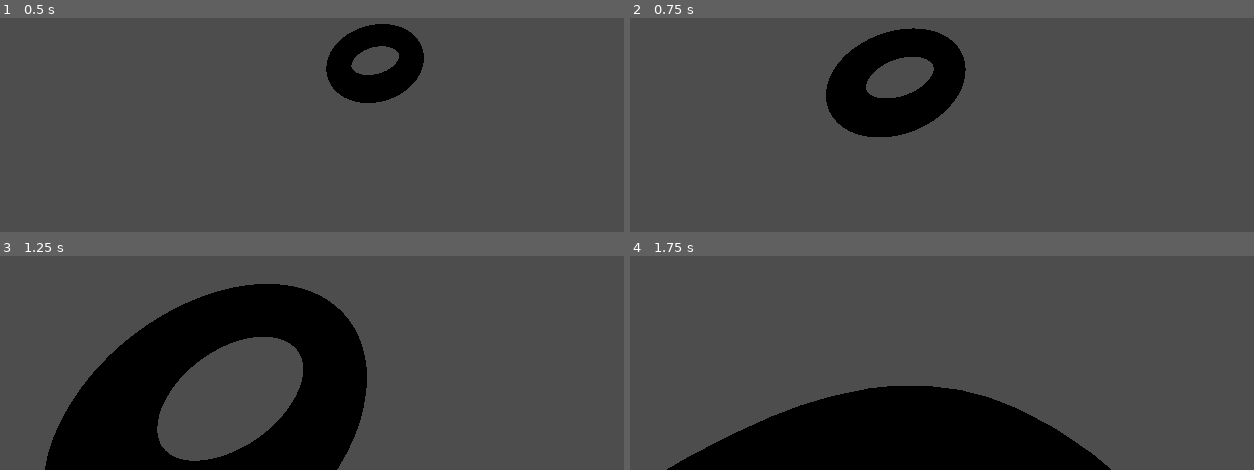
Above: before the commit, frames 1-4 (two rows, left to right).
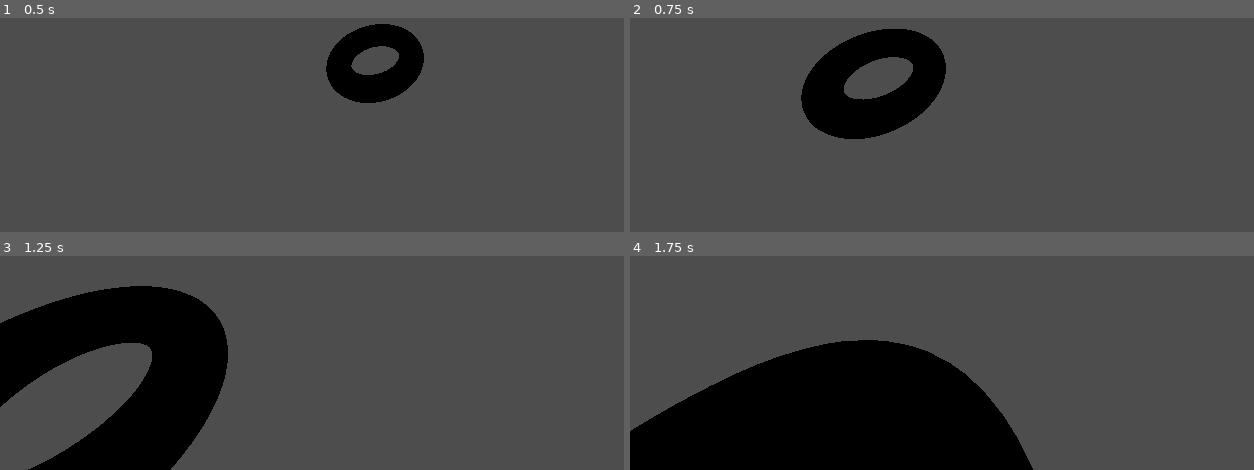
Above: after the commit, the same moments.

Repository: Chicken-in-a-Can/timeless
Game: Godot game, scene res://World.tscn
The game is run twice, just before and just after one commit, with the same random seed, the same clock (stepped at 60 frames per second) and the same inputs.
Inputs (mouse positions are in pixels of both pictures, inside the frame that each line leads up to):
- Up to frame 1 (0.5 s): no input
- Up to frame 2 (0.75 s): tap Enter at 0.5 s; move the mouse to (outside the picture) at 0.52 s; hold W (move_forwards) from 0.53 s (still down); click (outside the picture) at 0.67 s
- Up to frame 3 (1.25 s): keep holding W (move_forwards); tap Space (jump) at 0.77 s
- Up to frame 4 (1.75 s): keep holding W (move_forwards); move the mouse to (outside the picture) at 1.27 s; click (outside the picture) at 1.42 s; tap Space (jump) at 1.52 s

Frame 1 is identical in both runs. In frame 2, 4.9% of the frame differs, in the area x 27-54%, y 4-57%; in frame 3, 28%, in the area x 0-59%, y 13-100%; in frame 4, 15%.

Commit message:
Tweaks + start of replay recording
Probably do not want the current system of storing information, need to make it more compact. But for proof of concept right now, it works.

Diff:
--- a/Timeless Godot/Character/Player/Camera_3d.gd
+++ b/Timeless Godot/Character/Player/Camera_3d.gd
@@ -16,6 +16,7 @@
 	if(captured):
 		if(event is InputEventMouseMotion):
 				rotation.y -= event.relative.x * .005
+				#Need to introduce vertical direction
 		elif(event is InputEventKey):
 			if(event.keycode == 4194305): #escape
 				Input.mouse_mode = Input.MOUSE_MODE_VISIBLE
--- a/Timeless Godot/Character/Player/Player.gd
+++ b/Timeless Godot/Character/Player/Player.gd
@@ -2,6 +2,9 @@
 
 const SPEED : float = 5.0
 const JUMP_VELOCITY : float = 4.5
+
+func collect_sighted_objects() -> void:
+	pass
 
 func _physics_process(delta: float) -> void:
 	# Add the gravity.
@@ -17,7 +20,7 @@
 
 		# Get the input direction and handle the movement/deceleration.
 		var input_dir := Input.get_vector("move_left", "move_right", "move_forwards", "move_backwards")
-		direction = (transform.basis * Vector3(input_dir.x, 0, input_dir.y)).normalized()
+		direction = ($Camera3D.global_transform.basis * Vector3(input_dir.x, 0, input_dir.y)).normalized() #To make in direction of Camera rotation
 
 	if direction:
 		velocity.x = direction.x * SPEED
@@ -25,5 +28,4 @@
 	else:
 		velocity.x = move_toward(velocity.x, 0, SPEED)
 		velocity.z = move_toward(velocity.z, 0, SPEED)
-
 	move_and_slide()
--- a/Timeless Godot/Character/Player/Player.tscn
+++ b/Timeless Godot/Character/Player/Player.tscn
@@ -1,7 +1,9 @@
-[gd_scene load_steps=5 format=3 uid="uid://be5dhw8jydqfy"]
+[gd_scene load_steps=7 format=3 uid="uid://be5dhw8jydqfy"]
 
 [ext_resource type="Script" path="res://Character/Player/Player.gd" id="1_cngdb"]
+[ext_resource type="PackedScene" uid="uid://dqor1v2g63rly" path="res://Replay/Replay_Recorder.tscn" id="2_g6nmx"]
 [ext_resource type="Script" path="res://Character/Player/Camera_3d.gd" id="2_xrhgn"]
+[ext_resource type="Script" path="res://Replay/PlayerRecorder.gd" id="3_36dh1"]
 
 [sub_resource type="CylinderMesh" id="CylinderMesh_ccx20"]
 
@@ -9,6 +11,9 @@
 
 [node name="Player" type="CharacterBody3D"]
 script = ExtResource("1_cngdb")
+
+[node name="Recorder" parent="." instance=ExtResource("2_g6nmx")]
+script = ExtResource("3_36dh1")
 
 [node name="Camera3D" type="Camera3D" parent="."]
 transform = Transform3D(1, 0, 0, 0, 1, 0, 0, 0, 1, 0, 0.767501, 0.112521)
--- /dev/null
+++ b/Timeless Godot/Interactables/Light Bulb/Light Bulb.tscn
@@ -0,0 +1,10 @@
+[gd_scene load_steps=3 format=3 uid="uid://b2o88cx4oeu4i"]
+
+[ext_resource type="Script" path="res://Interactables/Light Bulb/light_bulb.gd" id="1_8w8ny"]
+[ext_resource type="Script" path="res://Interactables/recordable.gd" id="1_dtvr5"]
+
+[node name="LightBulb" type="Node3D"]
+script = ExtResource("1_8w8ny")
+
+[node name="Recordable" type="Node" parent="."]
+script = ExtResource("1_dtvr5")
--- /dev/null
+++ b/Timeless Godot/Interactables/Light Bulb/light_bulb.gd
@@ -0,0 +1,6 @@
+class_name light_bulb
+extends Recordable
+var color : Color = Color.ANTIQUE_WHITE
+var state : bool
+func get_record_data()->Dictionary:
+	return({"state":state})
--- /dev/null
+++ b/Timeless Godot/Interactables/Recordable.tscn
@@ -0,0 +1,6 @@
+[gd_scene load_steps=2 format=3 uid="uid://r8u66mp6c7vn"]
+
+[ext_resource type="Script" path="res://Interactables/recordable.gd" id="1_c4srl"]
+
+[node name="Recordable" type="Node" groups=["Recordable"]]
+script = ExtResource("1_c4srl")
--- /dev/null
+++ b/Timeless Godot/Interactables/recordable.gd
@@ -0,0 +1,10 @@
+class_name Recordable
+extends Node3D
+##Interactables should extend this
+
+
+func _ready() -> void:
+	add_to_group("Recordable", true)
+
+func get_record_data()->Dictionary:
+	return({"ERROR":null})#This should never run, objects should override
--- /dev/null
+++ b/Timeless Godot/Replay/PlayerRecorder.gd
@@ -0,0 +1,23 @@
+extends Node
+var recordID : int = Time.get_unix_time_from_system()
+func _ready() -> void:
+	pass # Replace ith function body.
+
+func _process(delta: float) -> void:
+	pass
+func _physics_process(delta: float) -> void:
+	record_frame()
+
+func record_frame() -> void:
+	var frame : Dictionary = {
+		"time":ReplayRecorder.time,
+		"Objects": {
+			recordID:{
+				"Position":get_parent().position,
+				"rotation":get_parent().rotation
+			}
+		}
+	}
+	for i in get_tree().get_nodes_in_group("Recordables"):
+		frame["Objects"][i.recordID]=i.get_data()
+	ReplayRecorder.store_objects(frame)
--- /dev/null
+++ b/Timeless Godot/Replay/Replay_Recorder.tscn
@@ -0,0 +1,6 @@
+[gd_scene load_steps=2 format=3 uid="uid://dqor1v2g63rly"]
+
+[ext_resource type="Script" path="res://Replay/replay_recorder.gd" id="1_whwck"]
+
+[node name="ReplayRecorder" type="Node"]
+script = ExtResource("1_whwck")
--- /dev/null
+++ b/Timeless Godot/Replay/replay_recorder.gd
@@ -0,0 +1,10 @@
+extends Node
+static var time = 0
+func _ready():
+	var file = FileAccess.open("user://save_game.dat", FileAccess.WRITE)
+
+func _process(delta: float) -> void:
+	time+=delta #will need a way to reset and pause
+
+func store_objects(data:Dictionary, filename: String = "replay_001.rep") -> void:
+	print(data) #Store the data here
--- a/Timeless Godot/project.godot
+++ b/Timeless Godot/project.godot
@@ -14,6 +14,14 @@
 run/main_scene="res://World.tscn"
 config/features=PackedStringArray("4.3", "Forward Plus")
 config/icon="res://icon.svg"
+
+[autoload]
+
+ReplayRecorder="*res://Replay/replay_recorder.gd"
+
+[global_group]
+
+Recordables=""
 
 [input]
 
